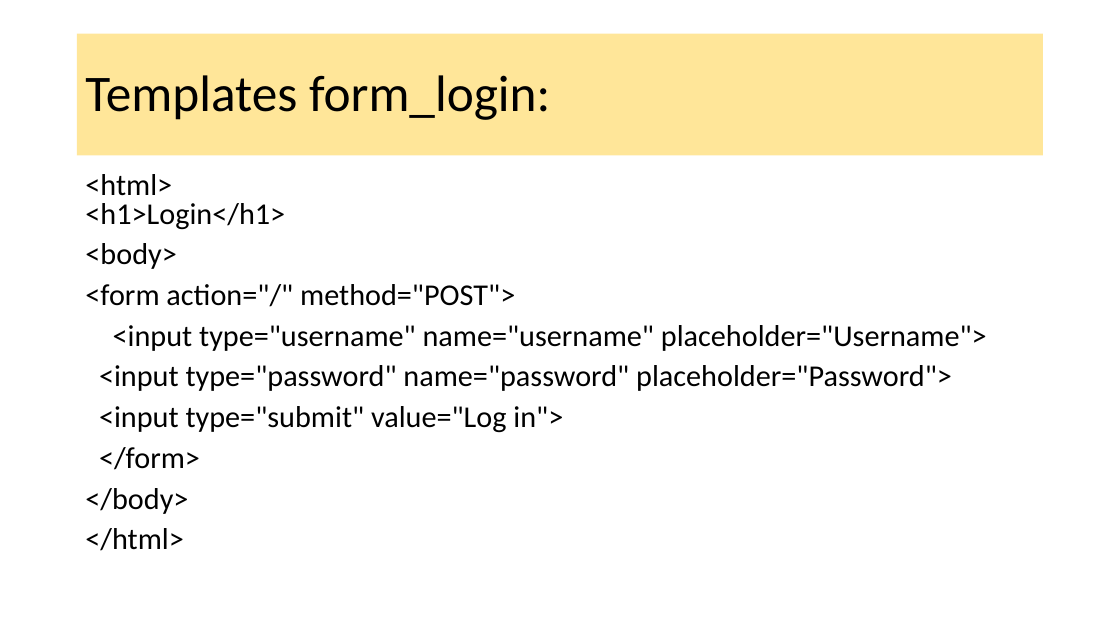
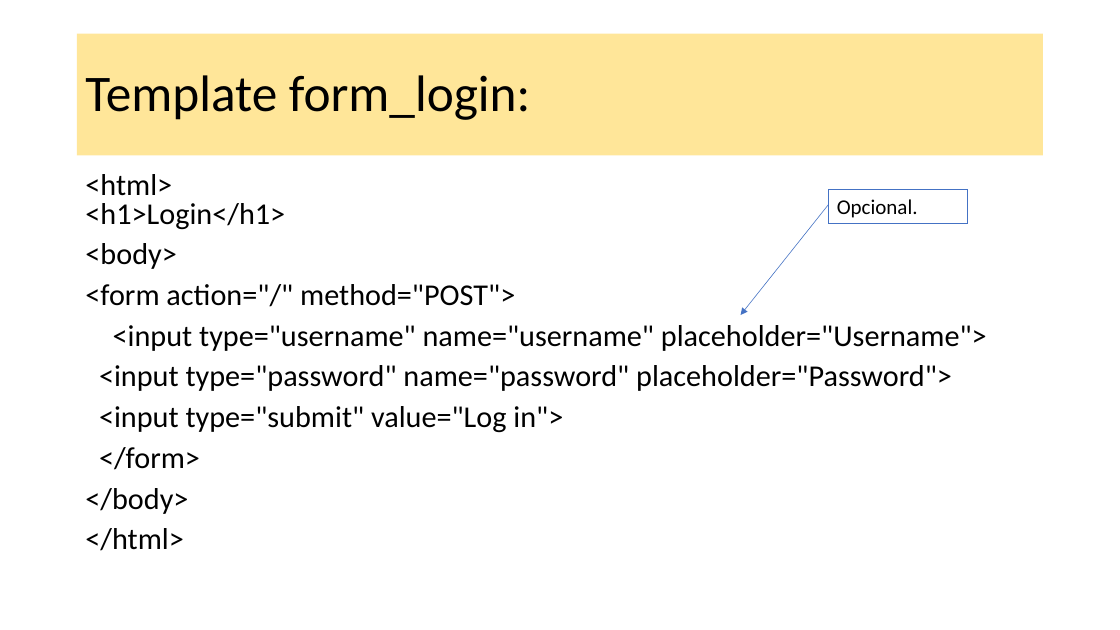
Before and after one commit to dourivaljunior/Curso-de-Flask, a slide deck: slide 9 of Aula 06 Flask.pptx. Drawn at 1120x630 pixels with LibreOffice and Linux fonts; fonts in the diff are those of the drawing. Boxes give left, top, right and bottom in pixels: in the first picture for what was removed or moved away, otherwise in the second. Text is boxed around its words. In the diff, an @@ line names an element or a change of style, - is before the commit and + after.

```diff
--- a/Aula 06 Flask.pptx
+++ b/Aula 06 Flask.pptx
@@ title at (85, 75, 530, 120): text changed @@
-Templates form_login:
+Template form_login:
@@ arrow added from (828, 204) to (741, 315), #4472C4 0.5 pt @@
@@ rectangle added at (828, 190, 967, 223), outline #4472C4 0.75 pt, 18 pt, text #000000 @@
+Opcional.
```
Also in this commit, not shown: 15 other slides changed, 6 slides added, 1 slide removed, 1 other file.
